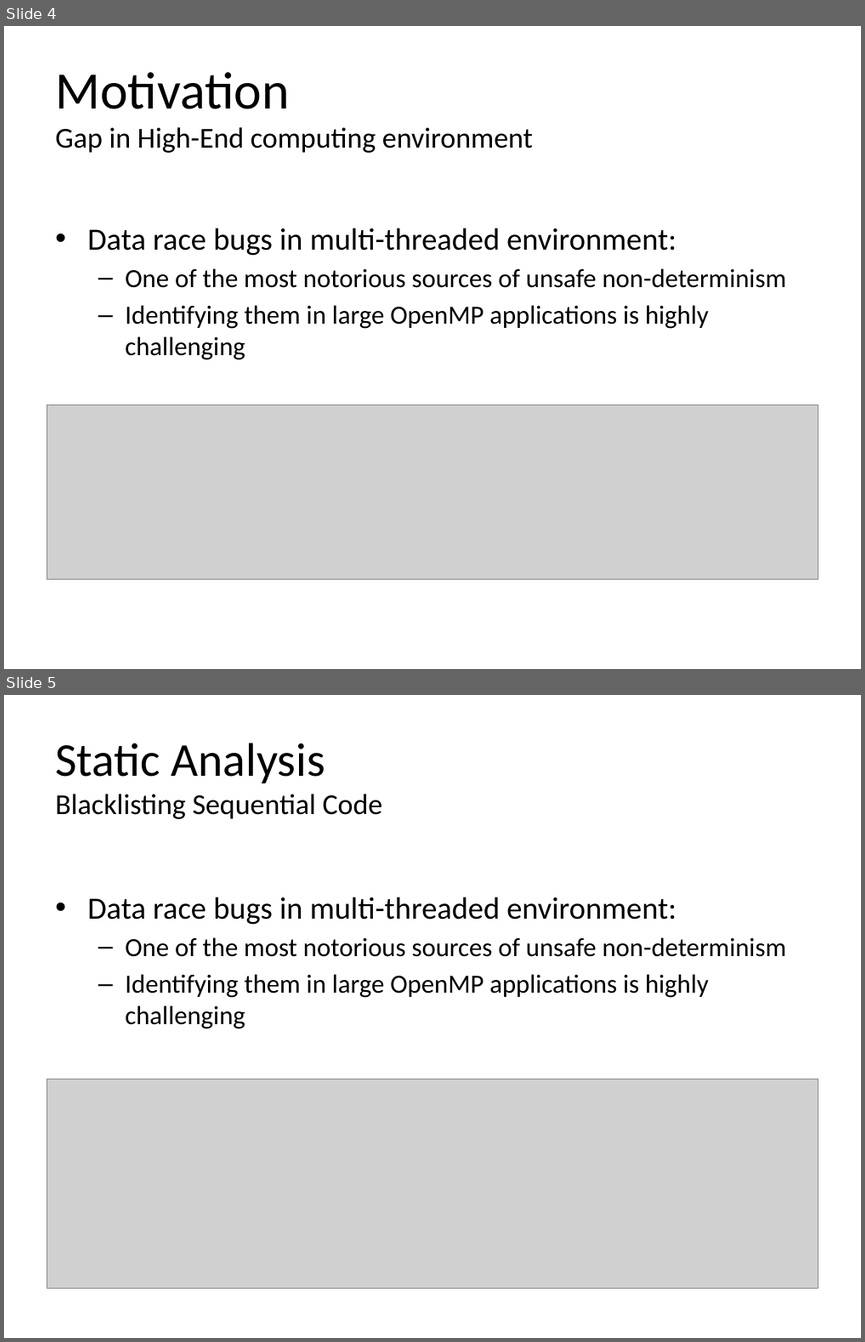
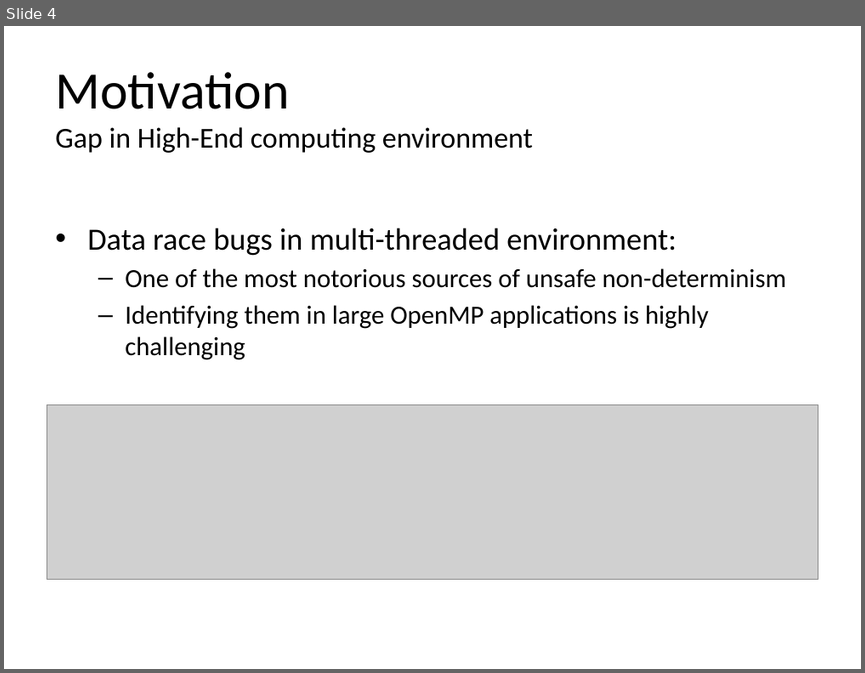
Before and after one commit to simoatze/oral_qualifier, a slide deck: presentation/presentation.pptx. Shown one above the other, each under a label of ours: slides 4 and 5 before the commit, slide 4 after it. The pictures are 865x1342 and 865x673 pixels, drawn with LibreOffice and Linux fonts; fonts in the diff are those of the drawing; grey boxes stand for pictures. Boxes give left, top, right and bottom in pixels: in the first picture for what was removed or moved away, otherwise in the second. Text is boxed around its words. In the diff, an @@ line names an element or a change of style, - is before the commit and + after.

```diff
--- a/presentation/presentation.pptx
+++ b/presentation/presentation.pptx
@@ slide 5 removed at [4, 695, 861, 1338], background #FFFFFF @@
@@ title removed at [55, 743, 383, 819] @@
-Static Analysis
-Blacklisting Sequential Code
@@ text removed at [87, 896, 786, 1029] @@
-• Data race bugs in multi-threaded environment:
-  – One of the most notorious sources of unsafe non-determinism
-  – Identifying them in large OpenMP applications is highly challenging
@@ picture removed at [46, 1078, 818, 1287] @@
```
Also in this commit, not shown: 3 slides added, 3 other files.
